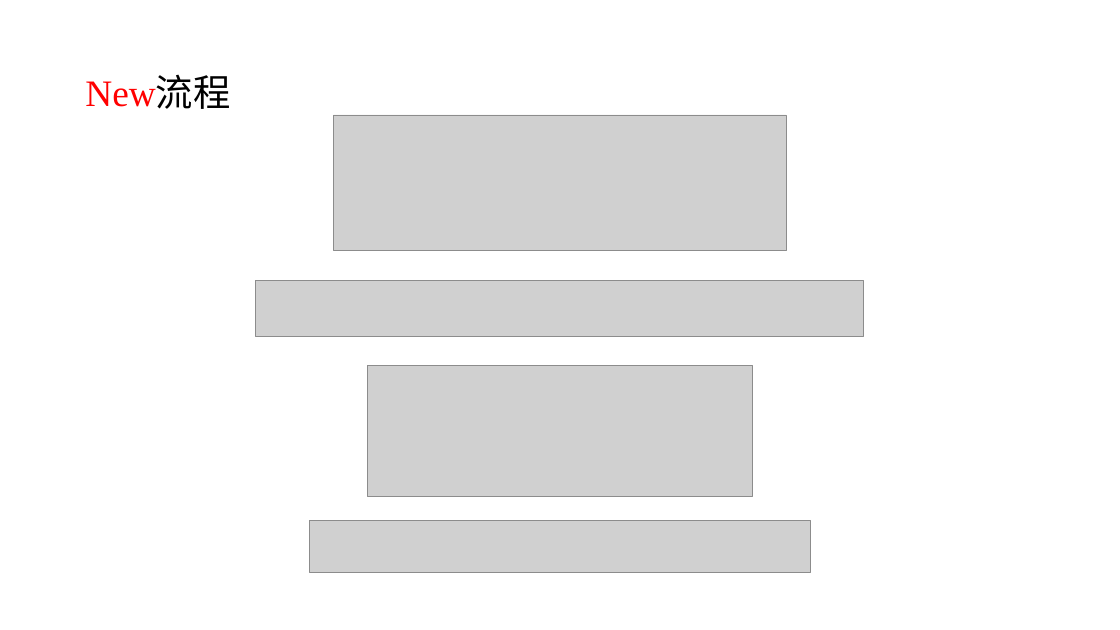
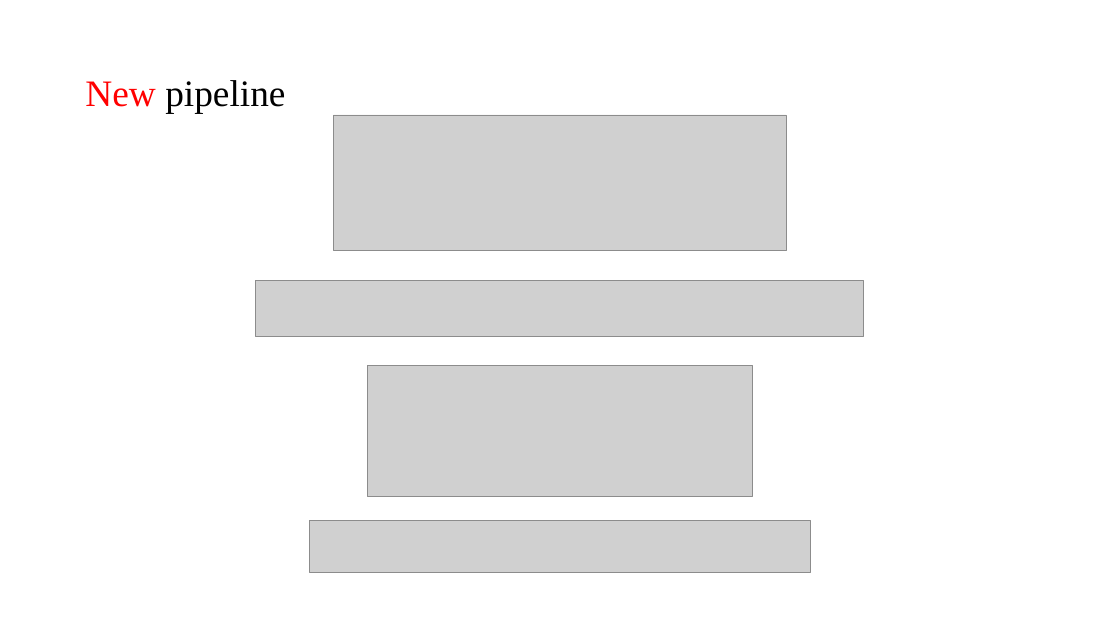
Before and after one commit to zorrodong/HECA, a slide deck: slide 5 of scRNA-seq_pipeline_hg38/Single-cell_RNA-seq_pipeline.pptx. Drawn at 1120x630 pixels with LibreOffice and Linux fonts; fonts in the diff are those of the drawing; grey boxes stand for pictures. Boxes give left, top, right and bottom in pixels: in the first picture for what was removed or moved away, otherwise in the second. Text is boxed around its words. In the diff, an @@ line names an element or a change of style, - is before the commit and + after.

```diff
--- a/scRNA-seq_pipeline_hg38/Single-cell_RNA-seq_pipeline.pptx
+++ b/scRNA-seq_pipeline_hg38/Single-cell_RNA-seq_pipeline.pptx
@@ title at (85, 80, 285, 113): text changed; text colour #FF0000 to #000000 @@
-New流程
+New pipeline
```
Also in this commit, not shown: 5 other slides changed, 2 slides added, 2 slides removed.
